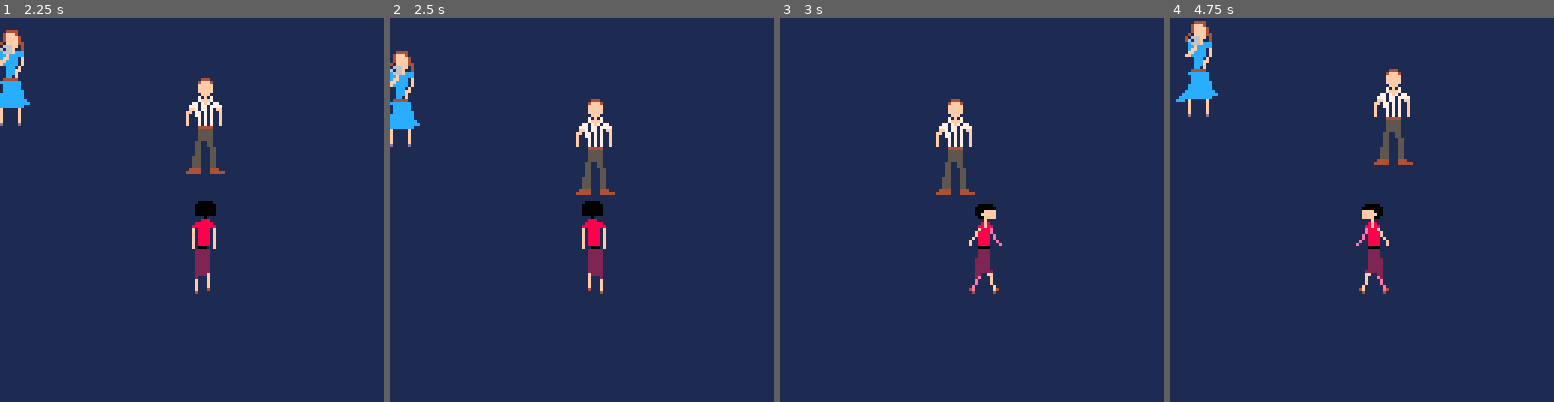
Above: before the commit, frames 1-4 (left to right).
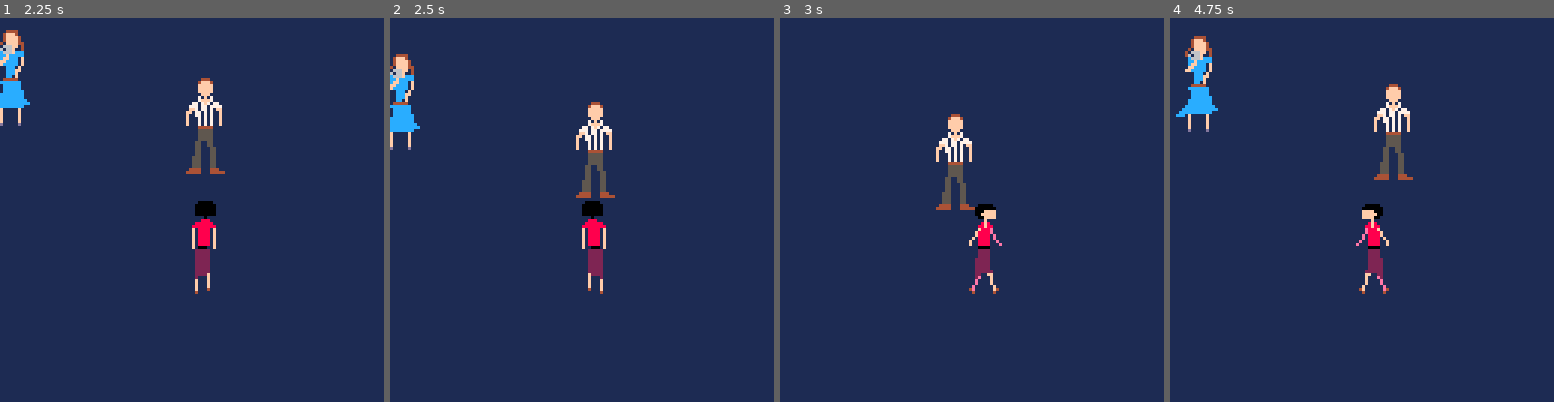
Above: after the commit, the same moments.

Repository: open-source-grilled-cheese/pacman-paris-undertale
Game: PICO-8 cartridge ggj.p8
Same seed, same stepped clock (60 frames per second), same inputs: the game is played once before the commit and once after it.
Inputs:
- Up to frame 1 (2.25 s): tap O (Z key) at 0.33, 1.07, 2.22 s; tap Down at 0.7 s; hold Up from 1.97 s (still down)
- Up to frame 2 (2.5 s): keep holding Up
- Up to frame 3 (3 s): release Up at 2.63 s; hold Right from 2.68 s (still down)
- Up to frame 4 (4.75 s): release Right at 3.02 s; hold Down 3.07-3.73 s; tap O (Z key) at 3.72 s; hold Left 3.78-4.12 s; hold Up 4.17-4.5 s; hold Left from 4.55 s (still down)

Frame 1 is identical in both runs. In frame 2, 1.0% of the frame differs, in the area x 0-59%, y 8-47%; in frame 3, 1.3%; in frame 4, 2.6%, in the area x 1-64%, y 0-43%.

Commit message:
better collision

Diff:
--- a/ggj.p8
+++ b/ggj.p8
@@ -111,7 +111,7 @@
 	battle = false
 }
 
-text = {
+intro_text = {
 		{ 8, "bonjour, amelie!", 30},
 		{ 8, "you found a box of mementos", 10, 12},
 		{ 8, "in the wall of your house", 13 },
@@ -220,26 +220,26 @@
 		p.x -= 1
 		animations.p.dir = 1
 		if chk_npc_coll(0) then
-			p.x += 1
+			p.x += 0
 		end
 	elseif btn(➡️) then
 		p.x += 1
 		animations.p.dir = 2
 				if chk_npc_coll(0) then
-			p.x -= 1
+			p.x -= 0
 		end
 	end
 	if btn(⬆️) then
 		p.y -= 1
 		animations.p.dir = 3
 		if chk_npc_coll(0) then
-			p.y += 1
+			p.y += 0
 		end
 	elseif btn(⬇️) then
 		p.y += 1
 		animations.p.dir = 4
 		if chk_npc_coll(0) then
-			p.y -= 1
+			p.y -= 0
 		end
 	end
 end
@@ -328,7 +328,7 @@
 function _draw_intro()
 	cls(5)
 		local _y = 5
-		for l in all(text) do
+		for l in all(intro_text) do
 			if l[4] != nil then
 				_c = l[4]
 			else
@@ -348,8 +348,40 @@
 
 
 function _draw_walk()
+ cls(1)
+ -- draw player
+ draw_player()
+
+	-- draw npcs
+	draw_npcs()
+end
+
+function _draw_dialog()
+	-- draw the background
+	_draw_walk()
+
+	-- draw the dialog box
+	rectfill(p.x-60, p.y-60, p.x+64, p.y-32, 0)
+	rect(p.x-60, p.y-60, p.x+64, p.y-32, 7)
+	-- draw the text
+	print(dialog.lines[dialog.curr], p.x-56, p.y-56)
+end
+
+function _draw_battle()
+	camera(0, 0)
+	cls(1)
+
+	for pickup in all(battle.pickups) do
+		if pickup.active then
+			spr(17, pickup.x, pickup.y)
+		end
+	end
+
+	spr(1, battle.p.x, battle.p.y)
+end
+
+function draw_player()
 	-- draw player
-	cls(1)
 	if animations.p.dir == 0 then
 		spr(128, p.x, p.y, 2, 4)
 	elseif animations.p.dir == 1 then
@@ -378,37 +410,15 @@
 		end
 	end
 
-	-- draw npcs
-	draw_npcs()
-end
-
-function _draw_dialog()
-	-- draw the background
-	_draw_walk()
-
-	-- draw the dialog box
-	rectfill(p.x-60, p.y-60, p.x+64, p.y-32, 0)
-	rect(p.x-60, p.y-60, p.x+64, p.y-32, 7)
-	-- draw the text
-	print(dialog.lines[dialog.curr], p.x-56, p.y-56)
-end
-
-function _draw_battle()
-	camera(0, 0)
-	cls(1)
-
-	for pickup in all(battle.pickups) do
-		if pickup.active then
-			spr(17, pickup.x, pickup.y)
-		end
-	end
-
-	spr(1, battle.p.x, battle.p.y)
 end
 
 function draw_npcs()
 	for npc in all(npcs) do
 		spr(npc.sprite, npc.x, npc.y, 2, 4)
+		if npc.y <= p.y then
+		 -- redraw player if they should be in front
+			draw_player()
+		end
 		if npc.active then
 			if animations.bob.active then
 				_offset = -1
